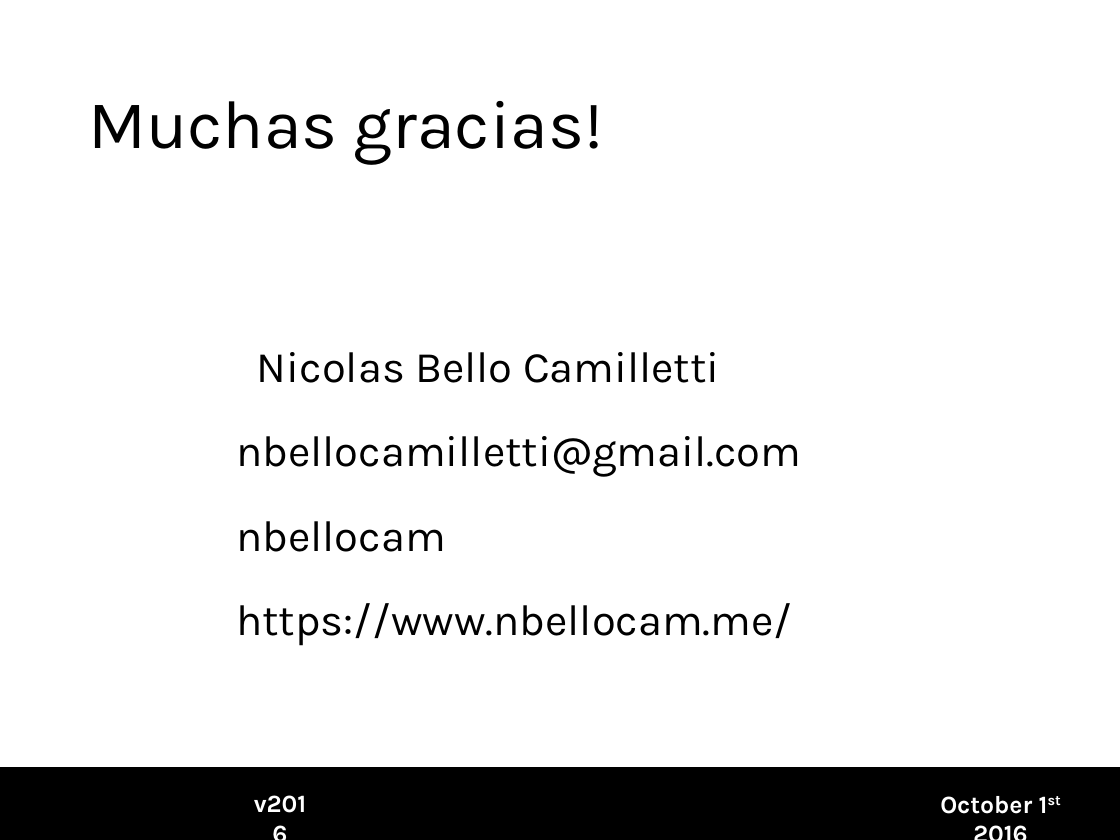
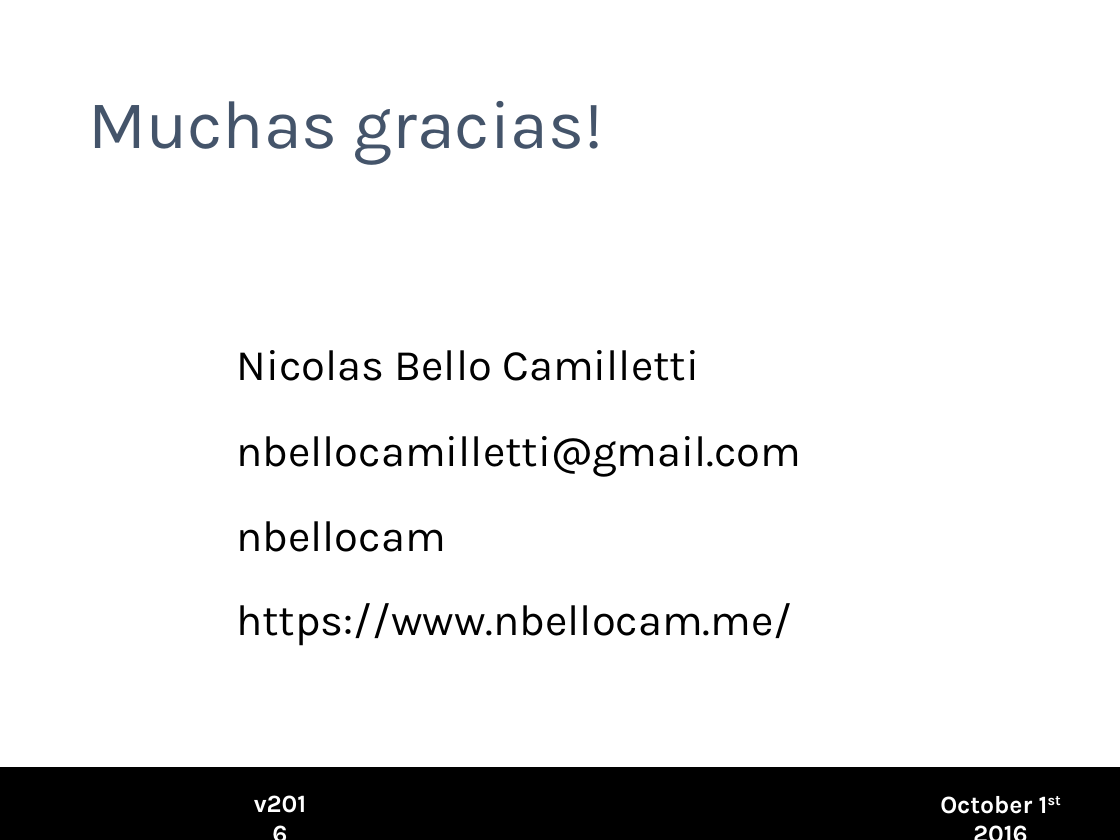
Before and after one commit to nbellocam/asp-net-core-angular-workshop, a slide deck: slide 6 of Slides.pptx. Drawn at 1120x840 pixels with LibreOffice and Linux fonts; fonts in the diff are those of the drawing; background and template pictures are left out. Boxes give left, top, right and bottom in pixels: in the first picture for what was removed or moved away, otherwise in the second. Text is boxed around its words. In the diff, an @@ line names an element or a change of style, - is before the commit and + after.

Commit message:
Updated slides with minor fix

```diff
--- a/Slides.pptx
+++ b/Slides.pptx
@@ title "Muchas gracias!" at box(88, 101, 603, 165): text colour #000000 to #44546A @@
@@ text "Nicolas Bello Camilletti": place and size @@
-text "Nicolas Bello Camilletti" at box(257, 352, 720, 383)
+text "Nicolas Bello Camilletti" at box(236, 350, 699, 381)
@@ text "Nicolas Bello Camilletti" at box(236, 350, 699, 381): indent changed @@
```
Also in this commit, not shown: 4 other slides changed.
